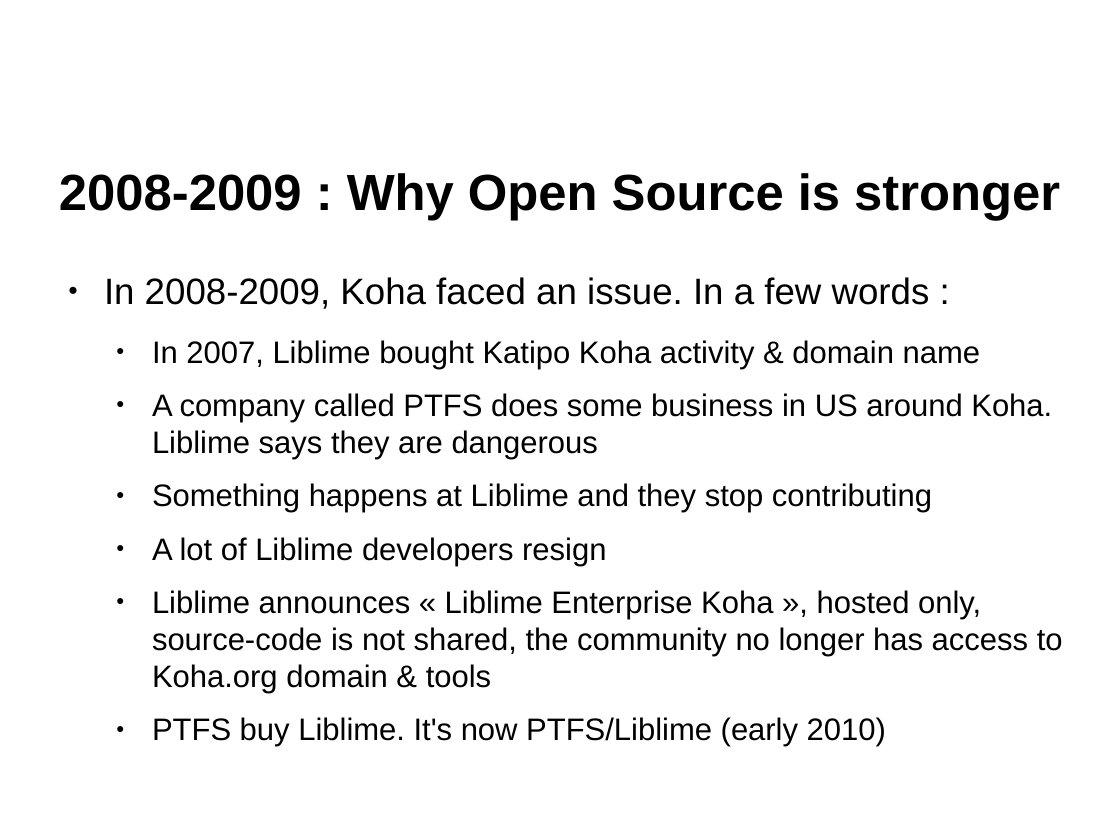
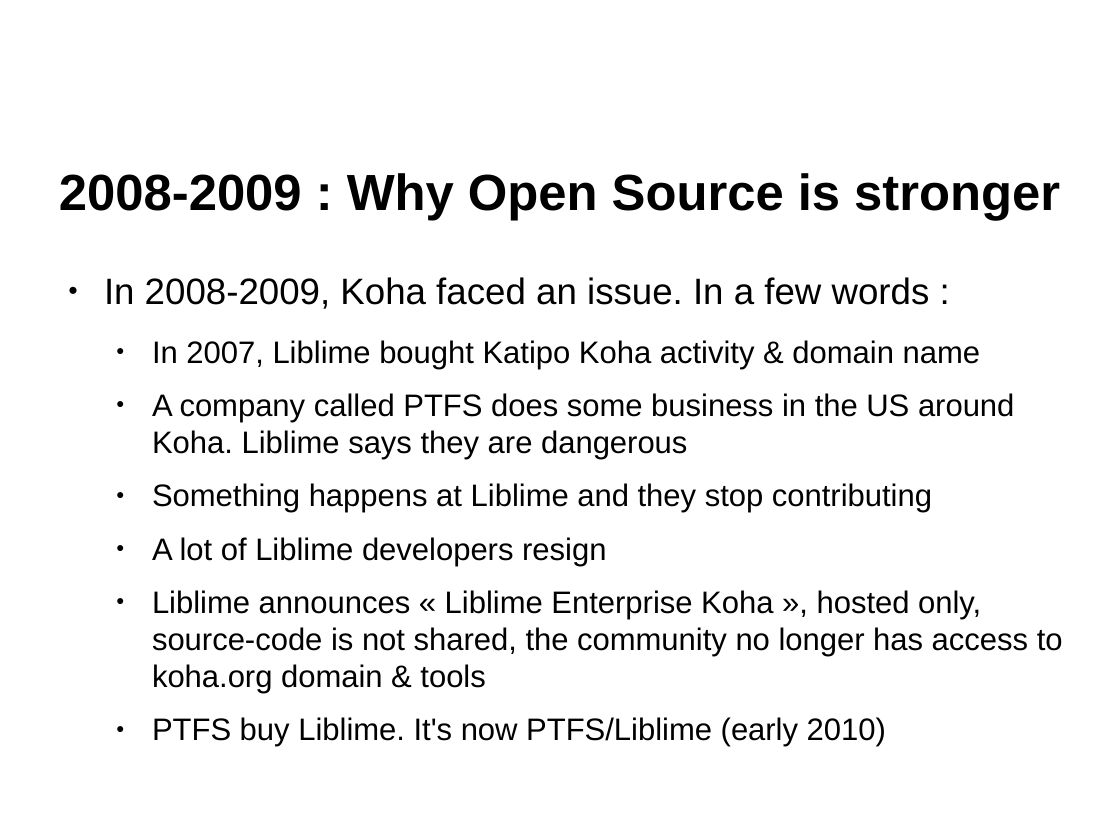
Before and after one commit to ranginui/presentation, a slide deck: slide 14 of kohaconclave/keynote/keynote.odp. Drawn at 1120x840 pixels with LibreOffice and Linux fonts; fonts in the diff are those of the drawing; background and template pictures are left out. Boxes give left, top, right and bottom in pixels: in the first picture for what was removed or moved away, otherwise in the second. Text is boxed around its words. In the diff, an @@ line names an element or a change of style, - is before the commit and + after.

```diff
--- a/kohaconclave/keynote/keynote.odp
+++ b/kohaconclave/keynote/keynote.odp
@@ text at [152,393,1014,459]: text changed @@
-  ● A company called PTFS does some business in US around Koha. Liblime says they are dangerous
+  ● A company called PTFS does some business in the US around Koha. Liblime says they are dangerous
@@ text at [152,590,1063,694]: text changed @@
-  ● Liblime announces « Liblime Enterprise Koha », hosted only, source-code is not shared, the community no longer has access to Koha.org domain & tools
+  ● Liblime announces « Liblime Enterprise Koha », hosted only, source-code is not shared, the community no longer has access to koha.org domain & tools
```
Also in this commit, not shown: 15 other slides changed, 1 other file.
